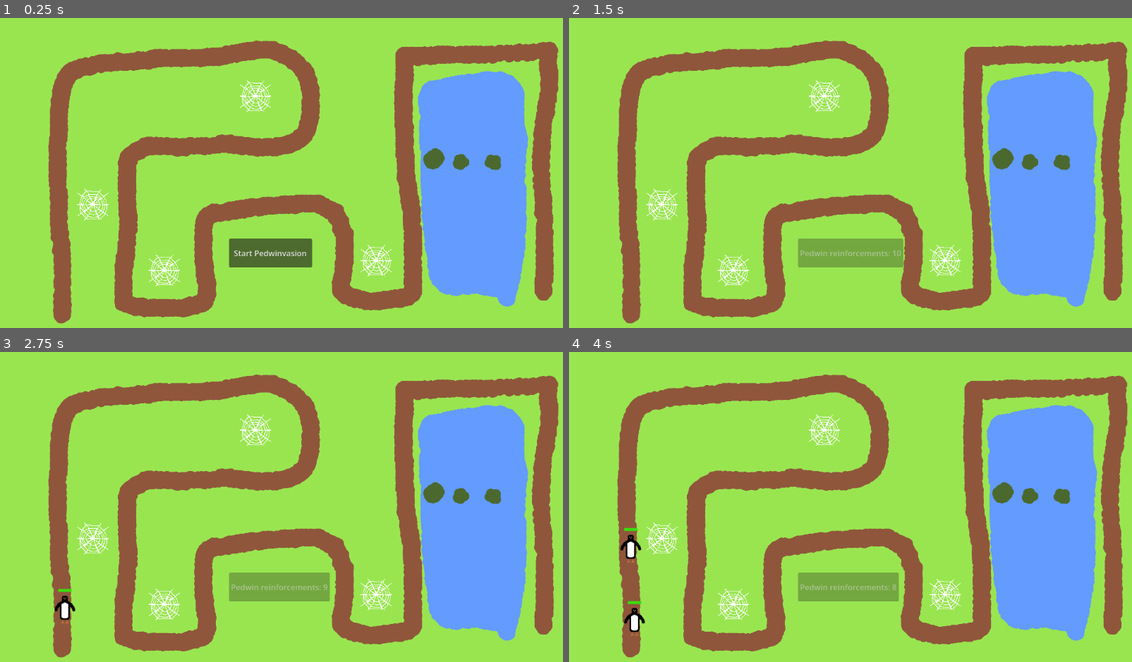
Above: before the commit, frames 1-4 (two rows, left to right).
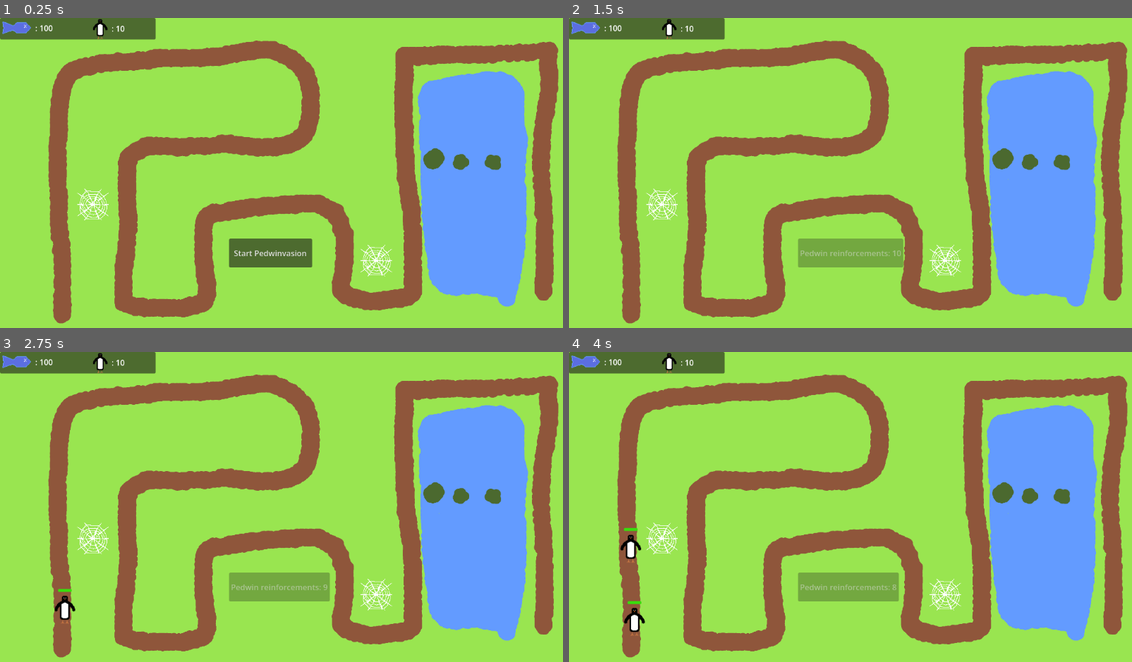
Above: after the commit, the same moments.

Repository: CrimsonCloak/pedwin
Game: Godot game, scene res://Scenes/demogame.tscn
Two runs of this game, one before a commit and one after it. Both use one fixed random seed, a clock stepped at 60 frames per second and the inputs below.
Inputs (mouse positions are in pixels of both pictures, inside the frame that each line leads up to):
- Up to frame 1 (0.25 s): no input
- Up to frame 2 (1.5 s): click "Start Pedwinvasion" at 0.5 s; tap Enter at 1.25 s; move the mouse to (974, 160) at 1.27 s; click (974, 160) at 1.42 s
- Up to frame 3 (2.75 s): tap Space at 2 s; move the mouse to (168, 525) at 2.02 s; click (168, 525) at 2.17 s
- Up to frame 4 (4 s): move the mouse to (906, 441) at 2.77 s; click (906, 441) at 2.92 s; move the mouse to (822, 572) at 3.52 s; click (822, 572) at 3.67 s

The runs differ from the first frame. In frame 1, 2.4% of the frame differs, in the area x 0-49%, y 0-87%; in frame 2, 2.4%; in frame 3, 2.4%; in frame 4, 2.4%.

Commit message:
Add first  UI-element

Diff:
--- /dev/null
+++ b/Scenes/UI/level_hud.tscn
@@ -0,0 +1,49 @@
+[gd_scene format=3 uid="uid://br4vn4h68fivi"]
+
+[ext_resource type="Texture2D" uid="uid://bqq7mdxjwh0lv" path="res://Assets/Fish_UI_symbol.png" id="1_w7e8c"]
+[ext_resource type="Texture2D" uid="uid://c3m2fo3leck3e" path="res://Assets/Pedwin/Pedwin1.png" id="2_i15ox"]
+
+[node name="LevelHud" type="Control" unique_id=1502562895]
+layout_mode = 3
+anchors_preset = 15
+anchor_right = 1.0
+anchor_bottom = 1.0
+grow_horizontal = 2
+grow_vertical = 2
+
+[node name="CanvasLayer" type="CanvasLayer" parent="." unique_id=1348117619]
+
+[node name="UI_top_bar" type="Panel" parent="CanvasLayer" unique_id=1940588474]
+offset_right = 318.0
+offset_bottom = 44.0
+
+[node name="FishCounterVisual" type="TextureRect" parent="CanvasLayer/UI_top_bar" unique_id=1728428852]
+layout_mode = 0
+offset_right = 64.00006
+offset_bottom = 40.0
+texture = ExtResource("1_w7e8c")
+
+[node name="FishCounterText" type="Label" parent="CanvasLayer/UI_top_bar" unique_id=502019757]
+layout_mode = 0
+offset_left = 72.0
+offset_top = 9.0
+offset_right = 128.0
+offset_bottom = 32.0
+text = ": 100"
+
+[node name="PedwinRemainingCounterVisual" type="TextureRect" parent="CanvasLayer/UI_top_bar" unique_id=237885755]
+layout_mode = 0
+offset_left = 182.0
+offset_top = -1.0
+offset_right = 246.00006
+offset_bottom = 63.0
+scale = Vector2(0.71, 0.71)
+texture = ExtResource("2_i15ox")
+
+[node name="PedwinRemainingCounterText" type="Label" parent="CanvasLayer/UI_top_bar" unique_id=560213748]
+layout_mode = 0
+offset_left = 228.0
+offset_top = 10.0
+offset_right = 284.0
+offset_bottom = 33.0
+text = ": 10"
--- a/Scenes/demogame.tscn
+++ b/Scenes/demogame.tscn
@@ -3,6 +3,7 @@
 [ext_resource type="Script" uid="uid://cur77xedsl4gn" path="res://Scripts/game.gd" id="1_u22c3"]
 [ext_resource type="Texture2D" uid="uid://cd1km3f1i5gd" path="res://Assets/Background.png" id="2_8vyj5"]
 [ext_resource type="PackedScene" uid="uid://dcgd821vn4q86" path="res://Scenes/empty_plot.tscn" id="3_8vyj5"]
+[ext_resource type="PackedScene" uid="uid://br4vn4h68fivi" path="res://Scenes/UI/level_hud.tscn" id="4_f2hrv"]
 
 [sub_resource type="Curve2D" id="Curve2D_qxrlw"]
 _data = {
@@ -34,11 +35,7 @@
 [node name="EmptyPlot" parent="." unique_id=1246639761 instance=ExtResource("3_8vyj5")]
 position = Vector2(190, 382)
 
-[node name="EmptyPlot2" parent="." unique_id=57446797 instance=ExtResource("3_8vyj5")]
-position = Vector2(522, 160)
-
-[node name="EmptyPlot3" parent="." unique_id=513063679 instance=ExtResource("3_8vyj5")]
-position = Vector2(336, 517)
-
 [node name="EmptyPlot4" parent="." unique_id=1249612798 instance=ExtResource("3_8vyj5")]
 position = Vector2(769, 497)
+
+[node name="LevelHud" parent="." unique_id=1502562895 instance=ExtResource("4_f2hrv")]
--- a/Scripts/game.gd
+++ b/Scripts/game.gd
@@ -1,6 +1,4 @@
 extends Node2D
-
-
 var pedwin_prefab: PackedScene = preload("res://Scenes/pedwin.tscn")
 @onready var path: Path2D = $Path2D
 @onready var button: Button = $StartButton
--- a/Scripts/spodr_cocoon.gd
+++ b/Scripts/spodr_cocoon.gd
@@ -12,20 +12,21 @@
 # Called every frame. 'delta' is the elapsed time since the previous frame.
 func _process(delta: float) -> void:
 	pedwin_in_range = detect_pedwin()
-	print("Pedwin in range:" + str(pedwin_in_range))
 	if pedwin_in_range == true && cooldown_ready == true:
 		detect_pedwin()
 		attack_enemy(targetedPedwin)
 		cooldown_ready = false
 
 func attack_enemy(target):
-	print("Attack Pedwin!")
+	attack_animation(target)
 	targetedPedwin.takeDamage(tower_damage)
 	cd_timer.start()
 
 func reset_cooldown():
 		cooldown_ready = true
-
+func attack_animation(target):
+	# Shoot a projectile towards the pedwin
+	pass
 
 func detect_pedwin() -> bool:
 	# Detect a collision with a PathFollow2D (AKA Pedwin enemy)
@@ -33,12 +34,10 @@
 	var bodies = $Area2D.get_overlapping_areas()
 
 	if not bodies.is_empty() && contains_pedwin(bodies):
-		# Filter them on Pedwins, which are always PathFollow2D.
-		print("Penguins in bodies: "+ str(bodies))
+		# Filter them on Pedwins
 		var pedwins: Array[PathFollow2D]
 		for body in bodies:
 				pedwins.append(body.get_parent())
-		print(pedwins)
 		# Get the furthest Pedwin along the path, and set it as the targeted Pedwin
 		# Loop over pedwins and select the one furthest along the path
 		var furthest_pedwin_distance = 0
Binary file added: Assets/Fish_UI_symbol.png
Not shown, added: Assets/Fish_UI_symbol.png.import
